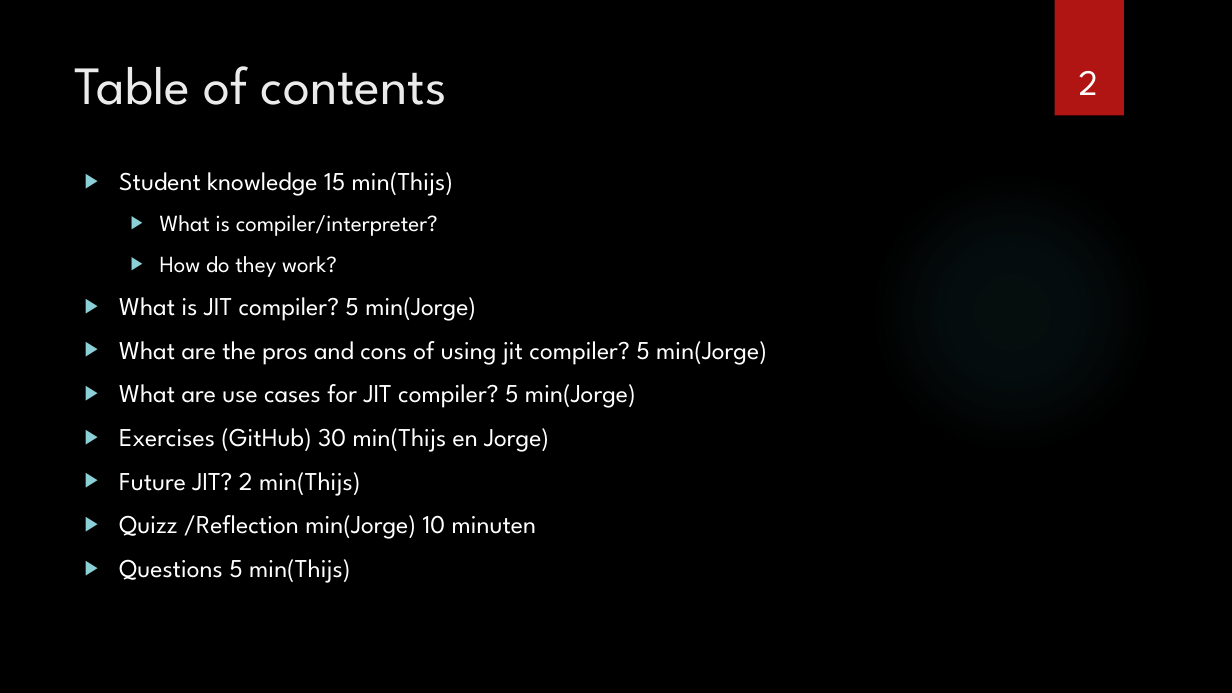
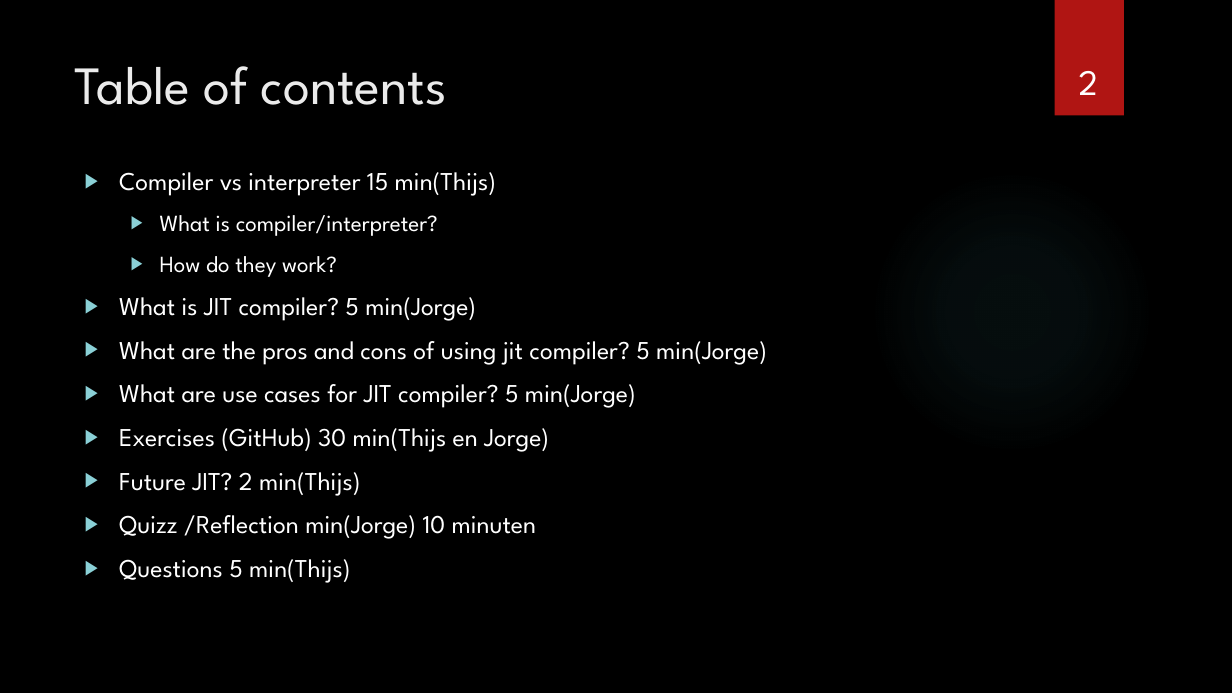
Before and after one commit to sebivenlo/esd-2024-jit-compiler, a slide deck: slide 2 of documents/presentation/presentation jit compiler.pptx. Drawn at 1232x693 pixels with LibreOffice and Linux fonts; fonts in the diff are those of the drawing; background and template pictures are left out. Boxes give left, top, right and bottom in pixels: in the first picture for what was removed or moved away, otherwise in the second. Text is boxed around its words. In the diff, an @@ line names an element or a change of style, - is before the commit and + after.

```diff
--- a/documents/presentation/presentation jit compiler.pptx
+++ b/documents/presentation/presentation jit compiler.pptx
@@ text at (119,172,496,196): text changed @@
-▶ Student knowledge 15 min(Thijs)
+▶ Compiler vs interpreter 15 min(Thijs)
```
Also in this commit, not shown: 1 other slide changed, 4 slides added, 2 slides removed.
